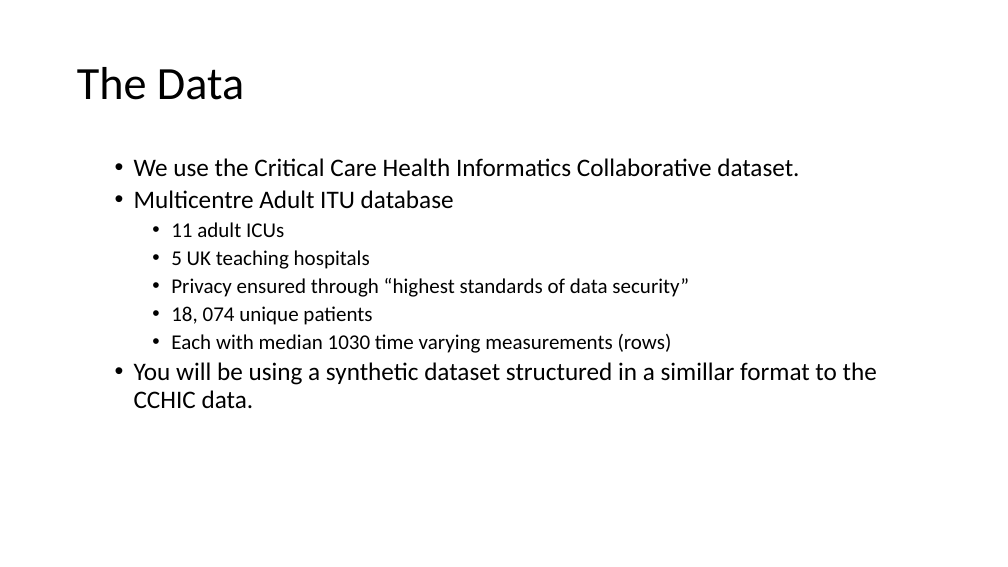
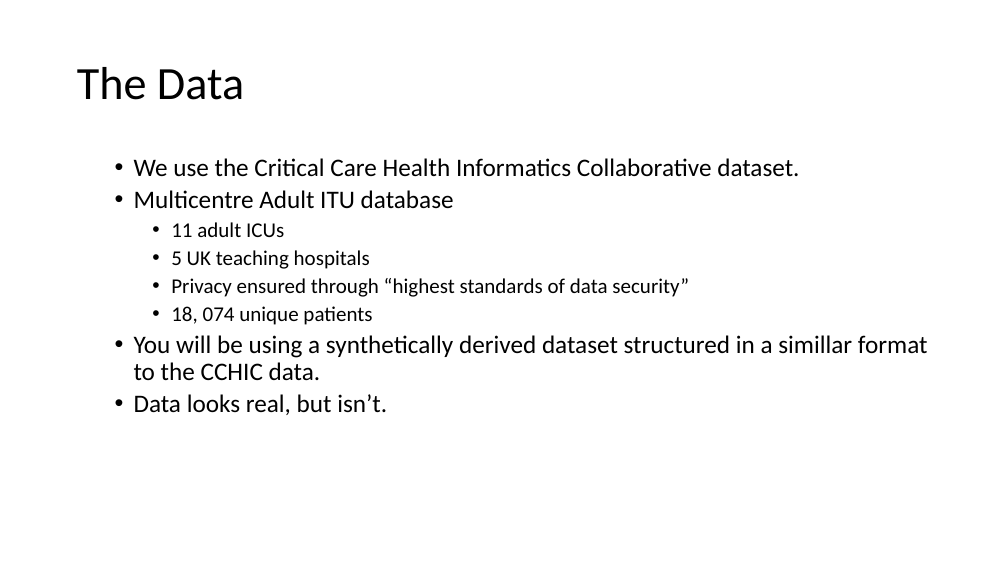
Before and after one commit to uclh-criu/learning-datascience, a slide deck: slide 8 of Workshops/WelcomePresentation.pptx. Drawn at 1008x567 pixels with LibreOffice and Linux fonts; fonts in the diff are those of the drawing. Boxes give left, top, right and bottom in pixels: in the first picture for what was removed or moved away, otherwise in the second. Text is boxed around its words. In the diff, an @@ line names an element or a change of style, - is before the commit and + after.

```diff
--- a/Workshops/WelcomePresentation.pptx
+++ b/Workshops/WelcomePresentation.pptx
@@ text at (134,335,928,415): text changed @@
-    • Each with median 1030 time varying measurements (rows)
-  • You will be using a synthetic dataset structured in a simillar format to the CCHIC data.
+  • You will be using a synthetically derived dataset structured in a simillar format to the CCHIC data.
+  • Data looks real, but isn’t.
```
Also in this commit, not shown: 3 other slides changed, 1 slide added, 1 slide removed, 27 other files.
